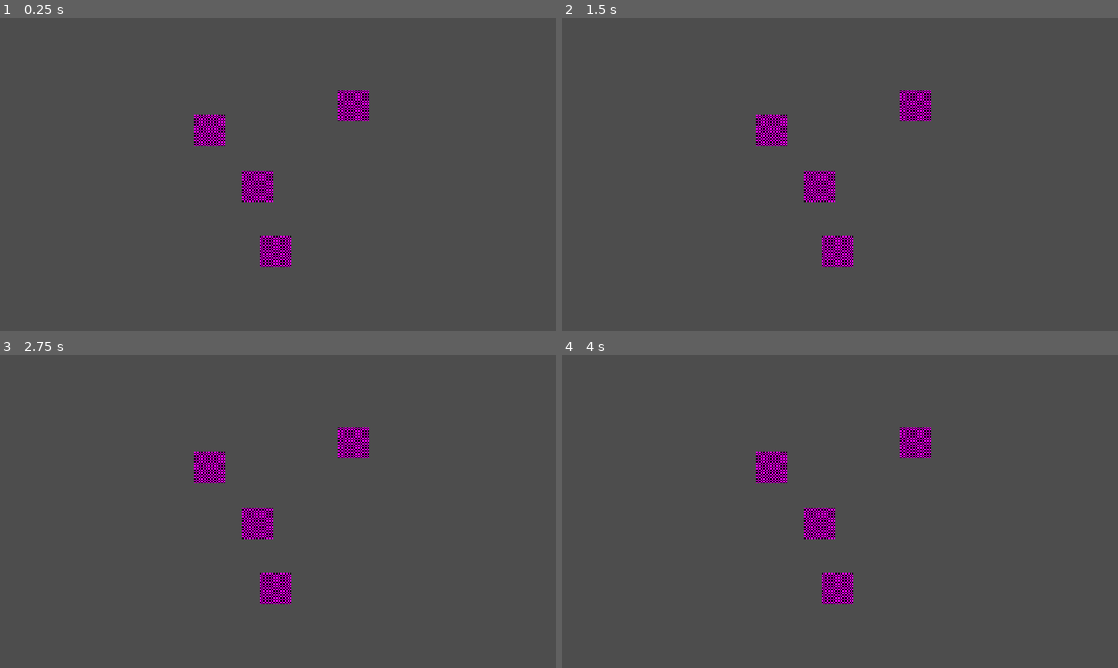
Above: before the commit, frames 1-4 (two rows, left to right).
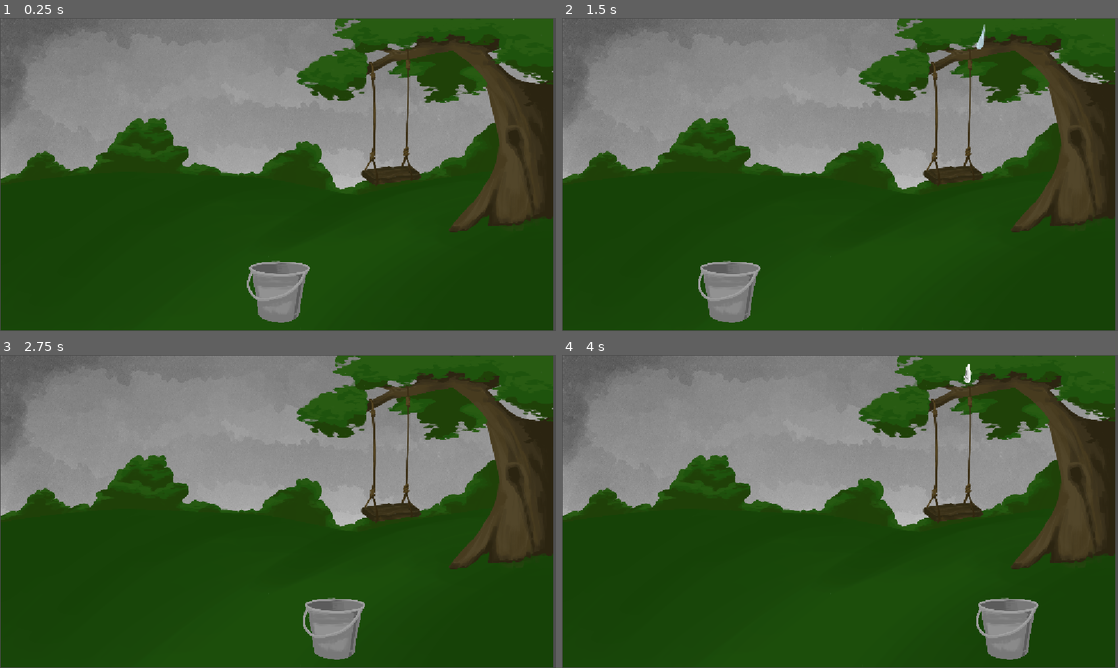
Above: after the commit, the same moments.

Repository: bldng1337/splash
Game: Godot game, scene res://main.tscn
The game is run twice, just before and just after one commit, with the same random seed, the same clock (stepped at 60 frames per second) and the same inputs.
Inputs (mouse positions are in pixels of both pictures, inside the frame that each line leads up to):
- Up to frame 1 (0.25 s): no input
- Up to frame 2 (1.5 s): tap Enter at 0.5 s; move the mouse to (962, 158) at 0.52 s; click (962, 158) at 0.67 s; tap Space at 1.25 s; move the mouse to (728, 190) at 1.27 s; click (728, 190) at 1.42 s
- Up to frame 3 (2.75 s): move the mouse to (333, 442) at 2.02 s; click (333, 442) at 2.17 s
- Up to frame 4 (4 s): move the mouse to (812, 574) at 2.77 s; click (812, 574) at 2.92 s; tap Enter at 3.5 s; move the mouse to (1006, 558) at 3.52 s; click (1006, 558) at 3.67 s

The runs differ from the first frame. In frame 1, 97% of the frame differs, in the area x 0-100%, y 0-100%; in frame 2, 97%; in frame 3, 97%; in frame 4, 97%.

Commit message:
GameManager fixes, Implemented W2L2, Improved W2L1

Diff:
--- /dev/null
+++ b/content/W2/L2/main.tscn
@@ -0,0 +1,41 @@
+[gd_scene load_steps=9 format=3 uid="uid://m8e22ufjw8fg"]
+
+[ext_resource type="Texture2D" uid="uid://panpnyqqb178" path="res://assets/W2L2/GWP_W2L2.png" id="1_6f4mk"]
+[ext_resource type="PackedScene" uid="uid://dshnqixolawsm" path="res://content/W2/L2/prefabs/bucket.tscn" id="2_5ak0m"]
+[ext_resource type="Script" uid="uid://g7omxcelc0pg" path="res://content/W2/L2/scripts/spawner.gd" id="3_qhgh2"]
+[ext_resource type="PackedScene" uid="uid://cvp8eelgc26ia" path="res://content/W2/L2/prefabs/drop.tscn" id="4_8tkju"]
+[ext_resource type="Script" uid="uid://c3jt1q5g8oh6p" path="res://content/W2/L2/scripts/kill.gd" id="5_do7f5"]
+
+[sub_resource type="RectangleShape2D" id="RectangleShape2D_5ak0m"]
+size = Vector2(130, 130)
+
+[sub_resource type="RectangleShape2D" id="RectangleShape2D_qhgh2"]
+size = Vector2(1000, 60)
+
+[sub_resource type="WorldBoundaryShape2D" id="WorldBoundaryShape2D_5vyv2"]
+
+[node name="Main" type="Node2D"]
+
+[node name="GwpW2l2" type="Sprite2D" parent="."]
+position = Vector2(574.55554, 324.5)
+scale = Vector2(0.59537035, 0.59537035)
+texture = ExtResource("1_6f4mk")
+
+[node name="Bucket" parent="." node_paths=PackedStringArray("collection") instance=ExtResource("2_5ak0m")]
+position = Vector2(562, 567)
+shape = SubResource("RectangleShape2D_5ak0m")
+collection = NodePath("../collection")
+
+[node name="collection" type="Node2D" parent="."]
+position = Vector2(557, -45)
+script = ExtResource("3_qhgh2")
+shape = SubResource("RectangleShape2D_qhgh2")
+spawn = ExtResource("4_8tkju")
+spawn_amount = 4
+delay = 1.2
+
+[node name="killzone" type="Node2D" parent="." node_paths=PackedStringArray("collection")]
+position = Vector2(564, 737)
+script = ExtResource("5_do7f5")
+shape = SubResource("WorldBoundaryShape2D_5vyv2")
+collection = NodePath("../collection")
--- /dev/null
+++ b/content/W2/L2/prefabs/bucket.tscn
@@ -0,0 +1,11 @@
+[gd_scene load_steps=3 format=3 uid="uid://dshnqixolawsm"]
+
+[ext_resource type="Script" uid="uid://dqhavjj6eyx77" path="res://content/W2/L2/scripts/bucket.gd" id="1_epmnd"]
+[ext_resource type="Texture2D" uid="uid://b54rmdi0e8wem" path="res://assets/W2L2/eimer .png" id="2_qyhpy"]
+
+[node name="Bucket" type="Node2D"]
+script = ExtResource("1_epmnd")
+
+[node name="Sprite2D" type="Sprite2D" parent="."]
+scale = Vector2(0.3, 0.3)
+texture = ExtResource("2_qyhpy")
--- /dev/null
+++ b/content/W2/L2/prefabs/drop.tscn
@@ -0,0 +1,10 @@
+[gd_scene load_steps=2 format=3 uid="uid://cvp8eelgc26ia"]
+
+[ext_resource type="Script" uid="uid://cdgk7en828woq" path="res://content/W2/L2/scripts/drop.gd" id="1_sd2f8"]
+
+[node name="Drop" type="Node2D" node_paths=PackedStringArray("sprite")]
+scale = Vector2(0.5, 0.5)
+script = ExtResource("1_sd2f8")
+sprite = NodePath("Sprite2D")
+
+[node name="Sprite2D" type="Sprite2D" parent="."]
--- /dev/null
+++ b/content/W2/L2/scripts/bucket.gd
@@ -0,0 +1,42 @@
+@tool
+extends Node2D
+
+@export var shape: Shape2D:
+	set(new_value):
+		if shape == new_value:
+			return
+
+		if shape != null and shape.changed.is_connected(queue_redraw):
+			shape.changed.disconnect(queue_redraw)
+
+		shape = new_value
+
+		if shape != null and not shape.changed.is_connected(queue_redraw):
+			shape.changed.connect(queue_redraw)
+
+		queue_redraw()
+
+@export var collection: Node2D
+
+func _ready() -> void:
+	global_position.x = get_global_mouse_position().x
+
+func _process(_delta: float) -> void:
+	if Engine.is_editor_hint():
+		return
+	global_position.x =get_global_mouse_position().x
+	var node_shape=CircleShape2D.new()
+	node_shape.radius=10
+	for node:Node2D in collection.get_children():
+		if shape.collide(global_transform,node_shape,node.global_transform):
+			node.queue_free()
+			if node.is_shit:
+				manager.fail()
+				return
+			manager.finish_objective()
+			node.queue_free()
+
+
+func _draw() -> void:
+	if Engine.is_editor_hint() and shape != null:
+		shape.draw(get_canvas_item(), Color(0, 1, 1, 0.3))
--- /dev/null
+++ b/content/W2/L2/scripts/drop.gd
@@ -0,0 +1,19 @@
+class_name Drop
+extends Node2D
+
+@export var sprite: Sprite2D
+
+var is_shit: bool = false
+var speed: float = 300
+
+func _ready() -> void:
+	is_shit=randi()%2==0
+	if is_shit:
+		sprite.texture = load("res://assets/W2L2/kaka%d.png" % (1+randi() % 3))
+	else:
+		sprite.texture = load("res://assets/W2L2/Raindrop%d.png" % (1+randi() % 5))
+
+
+func _process(delta: float) -> void:
+	speed+=delta*400
+	global_position+=Vector2(0,speed*delta)
--- /dev/null
+++ b/content/W2/L2/scripts/kill.gd
@@ -0,0 +1,37 @@
+@tool
+extends Node2D
+
+@export var shape: Shape2D:
+	set(new_value):
+		if shape == new_value:
+			return
+
+		if shape != null and shape.changed.is_connected(queue_redraw):
+			shape.changed.disconnect(queue_redraw)
+
+		shape = new_value
+
+		if shape != null and not shape.changed.is_connected(queue_redraw):
+			shape.changed.connect(queue_redraw)
+
+		queue_redraw()
+
+@export var collection: Node2D
+
+func _physics_process(_delta: float) -> void:
+	if Engine.is_editor_hint():
+		return
+	var node_shape=CircleShape2D.new()
+	node_shape.radius=10
+	for node:Node2D in collection.get_children():
+		if shape.collide(global_transform,node_shape,node.global_transform):
+			node.queue_free()
+			if not node.is_shit:
+				manager.fail()
+				return
+			manager.finish_objective()
+			node.queue_free()
+
+func _draw() -> void:
+	if Engine.is_editor_hint() and shape != null:
+		shape.draw(get_canvas_item(), Color(0, 1, 1, 0.3))
--- /dev/null
+++ b/content/W2/L2/scripts/spawner.gd
@@ -0,0 +1,48 @@
+@tool
+extends Node2D
+
+@export var shape: Shape2D:
+	set(new_value):
+		if shape == new_value:
+			return
+
+		if shape != null and shape.changed.is_connected(queue_redraw):
+			shape.changed.disconnect(queue_redraw)
+
+		shape = new_value
+
+		if shape != null and not shape.changed.is_connected(queue_redraw):
+			shape.changed.connect(queue_redraw)
+
+		queue_redraw()
+
+@export var spawn:PackedScene
+@export var spawn_amount:int = 1
+@export var delay:float = 0.0
+
+var spawn_timer:float = 0.0
+var numspawned:int =0
+
+func _ready() -> void:
+	print("Spawning %s" % spawn_amount)
+	for i in range(spawn_amount):
+		manager.register_objective()
+
+func _process(delta:float) -> void:
+	if numspawned>=spawn_amount:
+		return
+	spawn_timer += delta
+	if spawn_timer < delay:
+		return
+	spawn_timer = 0.0
+	var spawned = spawn.instantiate()
+	add_child(spawned)
+	var pos=shape.get_rect().position
+	var size=shape.get_rect().size
+	spawned.position = Vector2(randf_range(pos.x, pos.x+size.x), randf_range(pos.y, pos.y+size.y))
+	numspawned+=1
+
+
+func _draw() -> void:
+	if Engine.is_editor_hint() and shape != null:
+		shape.draw(get_canvas_item(), Color(0, 1, 1, 0.3))
--- a/content/W2/river/picker.gd
+++ b/content/W2/river/picker.gd
@@ -15,9 +15,7 @@
 func _input(event: InputEvent) -> void:
 	if event is InputEventMouseButton:
 		if event.is_pressed() and _picked_up==null:
-			print("searching for %s" % event.global_position)
 			for c in collection.get_children():
-				print(c.global_position.distance_to(event.global_position))
 				if c.global_position.distance_to(event.global_position)<50:
 					pickup(c)
 					break
@@ -31,7 +29,6 @@
 
 
 func pickup(node: Node2D) -> void:
-	print("picked up %s" % node.name)
 	node.picked_up=true
 	_picked_up=node
 	pass
--- a/content/W2/river/spawner.gd
+++ b/content/W2/river/spawner.gd
@@ -2,7 +2,7 @@
 
 @export var entity: PackedScene
 @export var spawn_range=100.0
-@export var amount=3.5
+@export var amount=3
 @export var path: Path2D
 @export var delay=0.8
 
@@ -10,14 +10,17 @@
 var _spawned: int = 0
 
 func _ready():
-	amount=floor(amount*randf_range(0,1))
+	# amount=floor(amount+randf_range(0,1))
+	print("Spawning %s" % amount)
+	for i in range(amount):
+		manager.register_objective()
 
 func _process(delta):
 	_timer += delta
 	if _timer > delay:
 		_timer = 0.0
 		_spawned += 1
-		if _spawned < amount:
+		if _spawned <= amount:
 			var e: Node2D = entity.instantiate()
 			e.position = Vector2(randf_range(-spawn_range, spawn_range), randf_range(-spawn_range, spawn_range))
 			e.path=path
--- a/content/W2/river/trash.gd
+++ b/content/W2/river/trash.gd
@@ -10,7 +10,6 @@
 
 
 func _ready() -> void:
-	manager.register_objective()
 	if sprite:
 		var idx: int = 1+randi() % 3
 		sprite.texture = load("res://assets/W2LVL1/müll%d.png" % idx)
@@ -29,6 +28,8 @@
 		return
 	_offset+=delta*speed
 	if _offset>_len:
-		_offset=0
+		manager.fail()
+		queue_free()
+		return
 	global_position=getpos()
 	pass
--- a/content/W2/river/trash.tscn
+++ b/content/W2/river/trash.tscn
@@ -6,6 +6,7 @@
 size = Vector2(10, 10)
 
 [node name="Trash" type="Node2D" node_paths=PackedStringArray("sprite")]
+scale = Vector2(0.5, 0.5)
 script = ExtResource("1_4kwgi")
 sprite = NodePath("Sprite2D")
 
--- a/general/GameManager.gd
+++ b/general/GameManager.gd
@@ -2,7 +2,7 @@
 extends Node
 
 @export var games: Array[PackedScene]=[
-	preload("res://content/W1/tapoff/main.tscn"),
+	preload("res://content/W2/L2/main.tscn"),
 	preload("res://content/W2/river/main.tscn"),
 ]
 
@@ -10,6 +10,12 @@
 var current_game_index: int = 0
 
 var objectives: int = 0
+var lives: int = 3
+
+func fail() -> void:
+	lives -= 1
+	print("Fail %s" % lives)
+	next_game()
 
 func register_objective() -> void:
 	objectives += 1
@@ -21,14 +27,14 @@
 		next_game()
 
 func next_game() -> void:
-	if objectives>0:
-		return
-	print("Next game")
+	print("Next game %s" % randi())
 	current_game_index = randi() % games.size()
 	if current_game!=null:
 		current_game.queue_free()
+	objectives=0
 	current_game = games[current_game_index].instantiate()
 	add_child(current_game)
+	# get_tree().change_scene_to_packed(games[current_game_index])
 
 func _ready() -> void:
 	next_game()
Not shown, added: assets/W2L2/GWP_W2L2.png.import
Not shown, added: assets/W2L2/Raindrop1.png.import
Not shown, added: assets/W2L2/Raindrop2.png.import
Not shown, added: assets/W2L2/Raindrop3.png.import
Not shown, added: assets/W2L2/Raindrop4.png.import
Not shown, added: assets/W2L2/Raindrop5.png.import
Not shown, added: assets/W2L2/eimer .png.import
Not shown, added: assets/W2L2/kaka1.png.import
Not shown, added: assets/W2L2/kaka2.png.import
Not shown, added: assets/W2L2/kaka3.png.import
Not shown, added: content/W2/L2/scripts/bucket.gd.uid
Not shown, added: content/W2/L2/scripts/drop.gd.uid
(and 2 more such lines)
